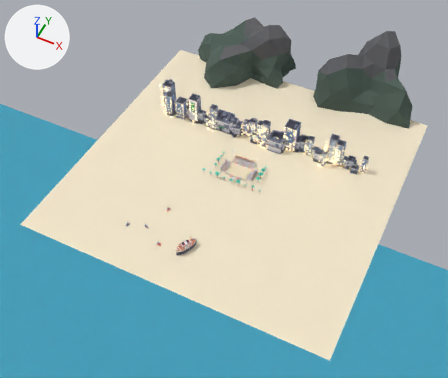
Two versions of the glTF model areia-quente/public/assets/models/arenas/lagoa.glb, one commit apart.
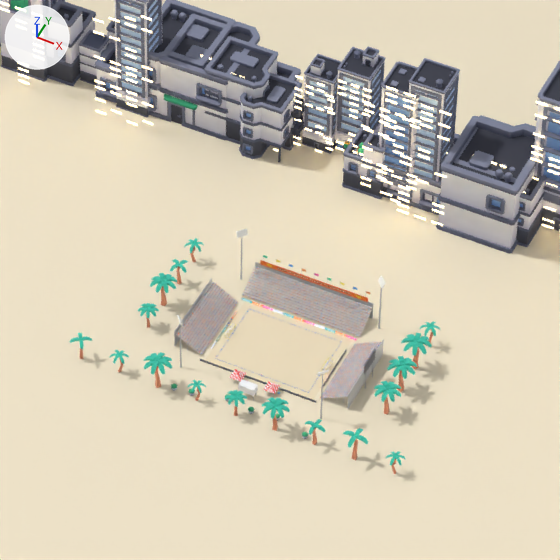
The first picture shows the older version from a 50 mm camera at (352.0, -769.0, 893.0) aimed at (-11.0, -43.0, -15.0). The close-ups show the older and then the newer version on the part from 42% to 64% of the width and 29% to 55% of the height of that picture. Only the edits that show in the close-ups are written down. The axes (+X, +Y, +Z) are drawn at upper left. The lights are the same throughout. Where no turn or scale is listed for an object, it has been applied to the vertices.

The scene before the commit, as lines of its bpy script (objects in view):
```python
ob_bldg_006 = bpy.data.objects.new('bldg.006', me_building_d_glb)
ob_bldg_006.location = (-138.3, 98.2, 0.0)
ob_bldg_006.scale = (24.0, 24.0, 24.0)
ob_palm = bpy.data.objects.new('palm', me_tree_palmtall_glb)
ob_palm.location = (-60.0, -34.0, 0.0)
ob_palm.rotation_euler = (0.0, 0.0, -2.546)  # degrees (0, 0, -146)
ob_palm.scale = (7.49, 7.49, 7.49)
ob_palm_010 = bpy.data.objects.new('palm.010', me_tree_palmdetailedtall_glb)
ob_palm_010.location = (-46.0, 2.0, 0.0)
ob_palm_010.rotation_euler = (0.0, 0.0, 3.068)  # degrees (0, 0, 176)
ob_palm_010.scale = (9.33, 9.33, 9.33)
ob_palm_011 = bpy.data.objects.new('palm.011', me_tree_palmtall_glb)
ob_palm_011.location = (-46.0, 14.0, 0.0)
ob_palm_011.rotation_euler = (0.0, 0.0, 2.687)  # degrees (0, 0, 154)
ob_palm_011.scale = (7.41, 7.41, 7.41)
ob_palm_012 = bpy.data.objects.new('palm.012', me_tree_palmbend_glb)
ob_palm_012.location = (-46.0, 26.0, 0.0)
ob_palm_012.rotation_euler = (0.0, 0.0, -2.005)  # degrees (0, 0, -115)
ob_palm_012.scale = (6.96, 6.96, 6.96)
ob_palm_013 = bpy.data.objects.new('palm.013', me_tree_palmdetailedtall_glb)
ob_palm_013.location = (46.0, -10.0, 0.0)
ob_palm_013.rotation_euler = (0.0, 0.0, 1.614)  # degrees (0, 0, 92)
ob_palm_013.scale = (9.36, 9.36, 9.36)
ob_palm_014 = bpy.data.objects.new('palm.014', me_tree_palmdetailedtall_glb)
ob_palm_014.location = (46.0, 2.0, 0.0)
ob_palm_014.rotation_euler = (0.0, 0.0, 2.966)  # degrees (0, 0, 170)
ob_palm_014.scale = (9.87, 9.87, 9.87)
ob_palm_015 = bpy.data.objects.new('palm.015', me_tree_palmdetailedtall_glb)
ob_palm_015.location = (46.0, 14.0, 0.0)
ob_palm_015.rotation_euler = (0.0, 0.0, -2.104)  # degrees (0, 0, -121)
ob_palm_015.scale = (10.1, 10.1, 10.1)
ob_palm_016 = bpy.data.objects.new('palm.016', me_tree_palmbend_glb)
ob_palm_016.location = (46.0, 26.0, 0.0)
ob_palm_016.rotation_euler = (0.0, 0.0, -0.12)  # degrees (0, 0, -6.9)
ob_palm_016.scale = (7.08, 7.08, 7.08)
# also in view: 'bldg.009' at (-101.0, 92.0, 29.0); 'bldg.015' at (-20.0, 108.0, 22.0); 'bldg.012' at (-62.0, 100.0, 16.0); 'bldg.011' at (-76.0, 103.0, 15.0); 'bldg.017' at (5.0, 94.0, 26.0)
```
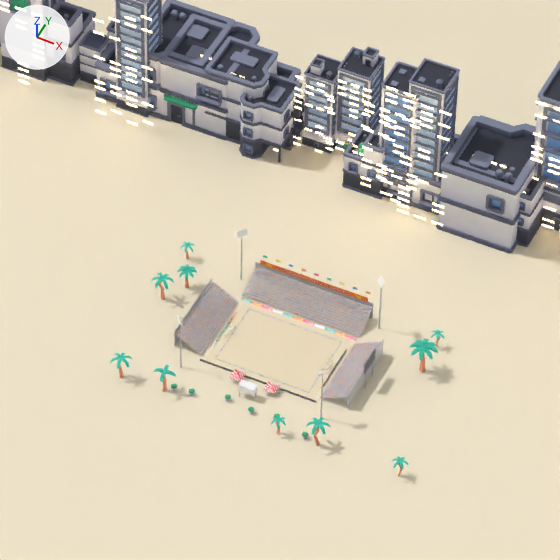
Changed parts and their boxes (x1, y1, x2, y2) in the close-ups (560 x 560 px):
'palm.005', reshaped, moved, turned, rescaled
    before: (262, 397, 290, 431)
    after: (151, 272, 174, 300)
'palm.008', reshaped, moved, turned, rescaled
    before: (386, 451, 405, 474)
    after: (410, 338, 438, 373)
'palm.002', reshaped, moved, turned, rescaled
    before: (144, 352, 172, 388)
    after: (271, 415, 286, 434)
'palm.014', deleted
    before: (387, 356, 417, 392)
'palm.015', deleted
    before: (401, 333, 432, 369)
'palm.013', deleted
    before: (374, 381, 401, 415)
'palm.010', deleted
    before: (150, 273, 177, 306)
'palm.006', reshaped, moved, turned, rescaled
    before: (305, 419, 326, 445)
    after: (177, 264, 197, 288)
'palm.007', reshaped, moved, turned, rescaled
    before: (343, 428, 368, 460)
    after: (180, 242, 195, 259)
'palm.003', moved, turned, rescaled
    before: (188, 380, 206, 401)
    after: (306, 417, 330, 446)
'palm.004', reshaped, moved, turned, rescaled
    before: (225, 390, 247, 416)
    after: (391, 457, 409, 476)
'palm.001', moved, turned, rescaled
    before: (110, 350, 129, 373)
    after: (153, 365, 176, 392)
'palm', moved, turned, rescaled
    before: (70, 333, 92, 359)
    after: (110, 352, 132, 379)
'palm.009', reshaped, moved, turned, rescaled
    before: (138, 303, 159, 327)
    after: (431, 330, 444, 347)
'palm.011', deleted
    before: (170, 259, 188, 284)
'palm.016', deleted
    before: (420, 321, 440, 344)
'palm.012', deleted
    before: (184, 238, 204, 262)

Edits to the bpy script that builds the scene:
```text
Change ob_palm:
    ob_palm.location: (-60.0, -34.0, 0.0) -> (-43.1, -36.1, 0.0)
    ob_palm.rotation_euler: (0.0, 0.0, -2.546) -> (0.0, 0.0, -3.002)  # degrees (0, 0, -146) -> degrees (0, 0, -172)
    ob_palm.scale: (7.49, 7.49, 7.49) -> (7.61, 7.61, 7.61)
Change ob_palm_001:
    ob_palm_001.location: (-45.0, -34.0, 0.0) -> (-26.9, -34.9, 0.0)
    ob_palm_001.rotation_euler: (0.0, 0.0, 0.933) -> (0.0, 0.0, -2.987)  # degrees (0, 0, 53) -> degrees (0, 0, -171)
    ob_palm_001.scale: (6.58, 6.58, 6.58) -> (7.68, 7.68, 7.68)
Change ob_palm_002:
    ob_palm_002: bpy.data.objects.new('palm.002', me_tree_palmdetailedtall_glb) -> bpy.data.objects.new('palm.002', me_tree_palmbend_glb)
    ob_palm_002.location: (-30.0, -34.0, 0.0) -> (16.9, -35.5, 0.0)
    ob_palm_002.rotation_euler: (0.0, 0.0, 2.434) -> (0.0, 0.0, 2.471)  # degrees (0, 0, 139) -> degrees (0, 0, 142)
    ob_palm_002.scale: (9.9, 9.9, 9.9) -> (5.48, 5.48, 5.48)
Change ob_palm_003:
    ob_palm_003.location: (-15.0, -34.0, 0.0) -> (31.0, -33.9, 0.0)
    ob_palm_003.rotation_euler: (0.0, 0.0, 0.947) -> (0.0, 0.0, -2.164)  # degrees (0, 0, 54) -> degrees (0, 0, -124)
    ob_palm_003.scale: (6.09, 6.09, 6.09) -> (8.15, 8.15, 8.15)
Change ob_palm_004:
    ob_palm_004: bpy.data.objects.new('palm.004', me_tree_palmdetailedtall_glb) -> bpy.data.objects.new('palm.004', me_tree_palmbend_glb)
    ob_palm_004.location: (0.0, -34.0, 0.0) -> (61.8, -34.4, 0.0)
    ob_palm_004.rotation_euler: (0.0, 0.0, 0.495) -> (0.0, 0.0, 1.772)  # degrees (0, 0, 28) -> degrees (0, 0, 102)
    ob_palm_004.scale: (7.28, 7.28, 7.28) -> (5.78, 5.78, 5.78)
Change ob_palm_005:
    ob_palm_005: bpy.data.objects.new('palm.005', me_tree_palmdetailedtall_glb) -> bpy.data.objects.new('palm.005', me_tree_palmbend_glb)
    ob_palm_005.location: (15.0, -34.0, 0.0) -> (-47.6, 4.3, 0.0)
    ob_palm_005.rotation_euler: (0.0, 0.0, 1.755) -> (0.0, 0.0, 2.966)  # degrees (0, 0, 101) -> degrees (0, 0, 170)
    ob_palm_005.scale: (9.35, 9.35, 9.35) -> (7.91, 7.91, 7.91)
Change ob_palm_006:
    ob_palm_006: bpy.data.objects.new('palm.006', me_tree_palmtall_glb) -> bpy.data.objects.new('palm.006', me_tree_palmdetailedtall_glb)
    ob_palm_006.location: (30.0, -34.0, 0.0) -> (-42.6, 13.4, 0.0)
    ob_palm_006.rotation_euler: (0.0, 0.0, 1.472) -> (0.0, 0.0, 1.189)  # degrees (0, 0, 84) -> degrees (0, 0, 68)
    ob_palm_006.scale: (7.38, 7.38, 7.38) -> (6.7, 6.7, 6.7)
Change ob_palm_007:
    ob_palm_007: bpy.data.objects.new('palm.007', me_tree_palmtall_glb) -> bpy.data.objects.new('palm.007', me_tree_palmbend_glb)
    ob_palm_007.location: (45.0, -34.0, 0.0) -> (-48.6, 26.1, 0.0)
    ob_palm_007.rotation_euler: (0.0, 0.0, -0.0626) -> (0.0, 0.0, -3.026)  # degrees (0, 0, -3.6) -> degrees (0, 0, -173)
    ob_palm_007.scale: (9.05, 9.05, 9.05) -> (5.29, 5.29, 5.29)
Change ob_palm_008:
    ob_palm_008: bpy.data.objects.new('palm.008', me_tree_palmbend_glb) -> bpy.data.objects.new('palm.008', me_tree_palmdetailedtall_glb)
    ob_palm_008.location: (60.0, -34.0, 0.0) -> (49.0, 13.5, 0.0)
    ob_palm_008.rotation_euler: (0.0, 0.0, -2.206) -> (0.0, 0.0, 0.964)  # degrees (0, 0, -126) -> degrees (0, 0, 55)
    ob_palm_008.scale: (6.57, 6.57, 6.57) -> (9.54, 9.54, 9.54)
Change ob_palm_009:
    ob_palm_009: bpy.data.objects.new('palm.009', me_tree_palmdetailedtall_glb) -> bpy.data.objects.new('palm.009', me_tree_palmbend_glb)
    ob_palm_009.location: (-46.0, -10.0, 0.0) -> (48.9, 26.5, 0.0)
    ob_palm_009.rotation_euler: (0.0, 0.0, 2.013) -> (0.0, 0.0, -0.67)  # degrees (0, 0, 115) -> degrees (0, 0, -38)
    ob_palm_009.scale: (7.0, 7.0, 7.0) -> (5.13, 5.13, 5.13)
Remove ob_palm_010:
    ob_palm_010 = bpy.data.objects.new('palm.010', me_tree_palmdetailedtall_glb)
Remove ob_palm_011:
    ob_palm_011 = bpy.data.objects.new('palm.011', me_tree_palmtall_glb)
Remove ob_palm_012:
    ob_palm_012 = bpy.data.objects.new('palm.012', me_tree_palmbend_glb)
Remove ob_palm_013:
    ob_palm_013 = bpy.data.objects.new('palm.013', me_tree_palmdetailedtall_glb)
Remove ob_palm_014:
    ob_palm_014 = bpy.data.objects.new('palm.014', me_tree_palmdetailedtall_glb)
Remove ob_palm_015:
    ob_palm_015 = bpy.data.objects.new('palm.015', me_tree_palmdetailedtall_glb)
Remove ob_palm_016:
    ob_palm_016 = bpy.data.objects.new('palm.016', me_tree_palmbend_glb)
```
